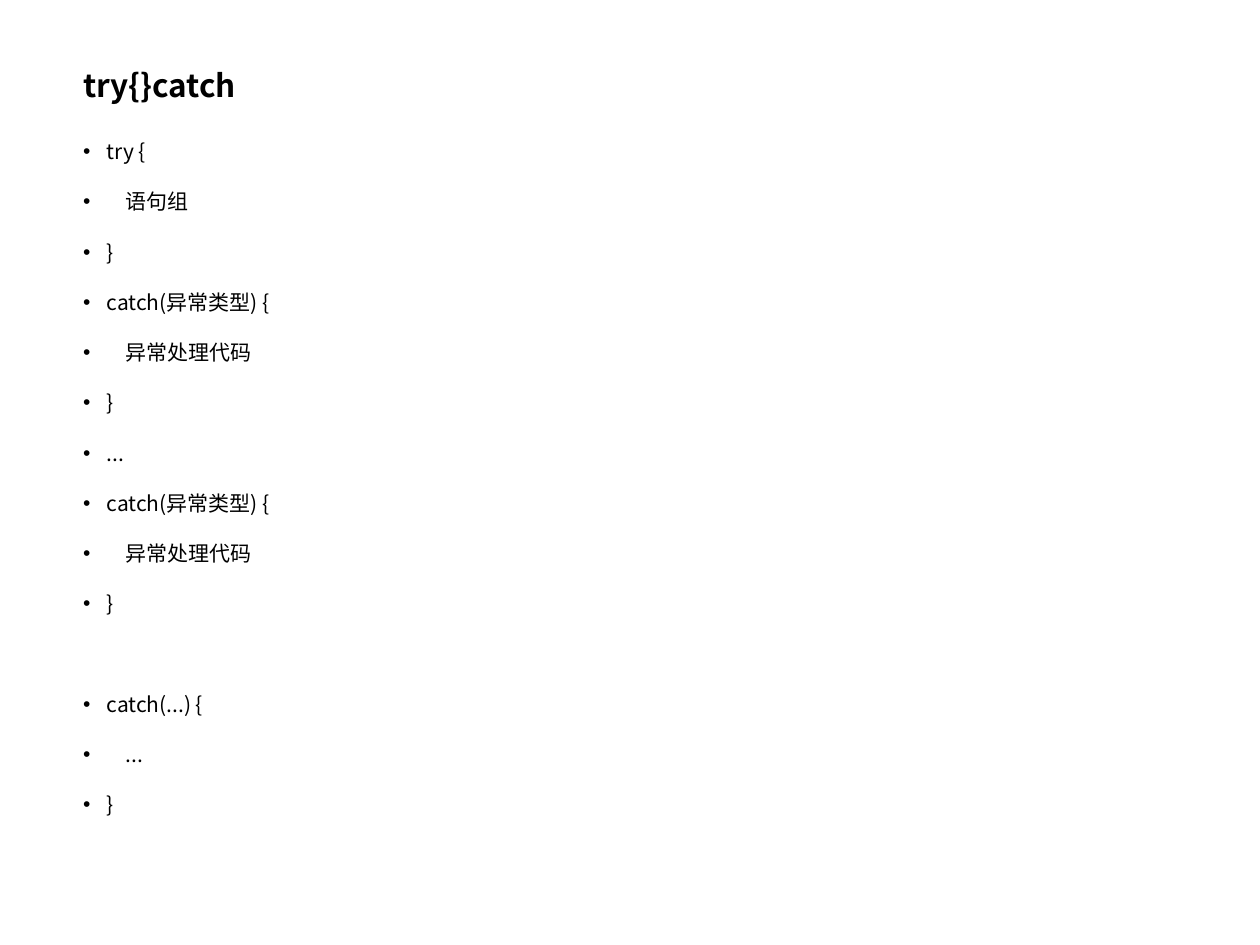
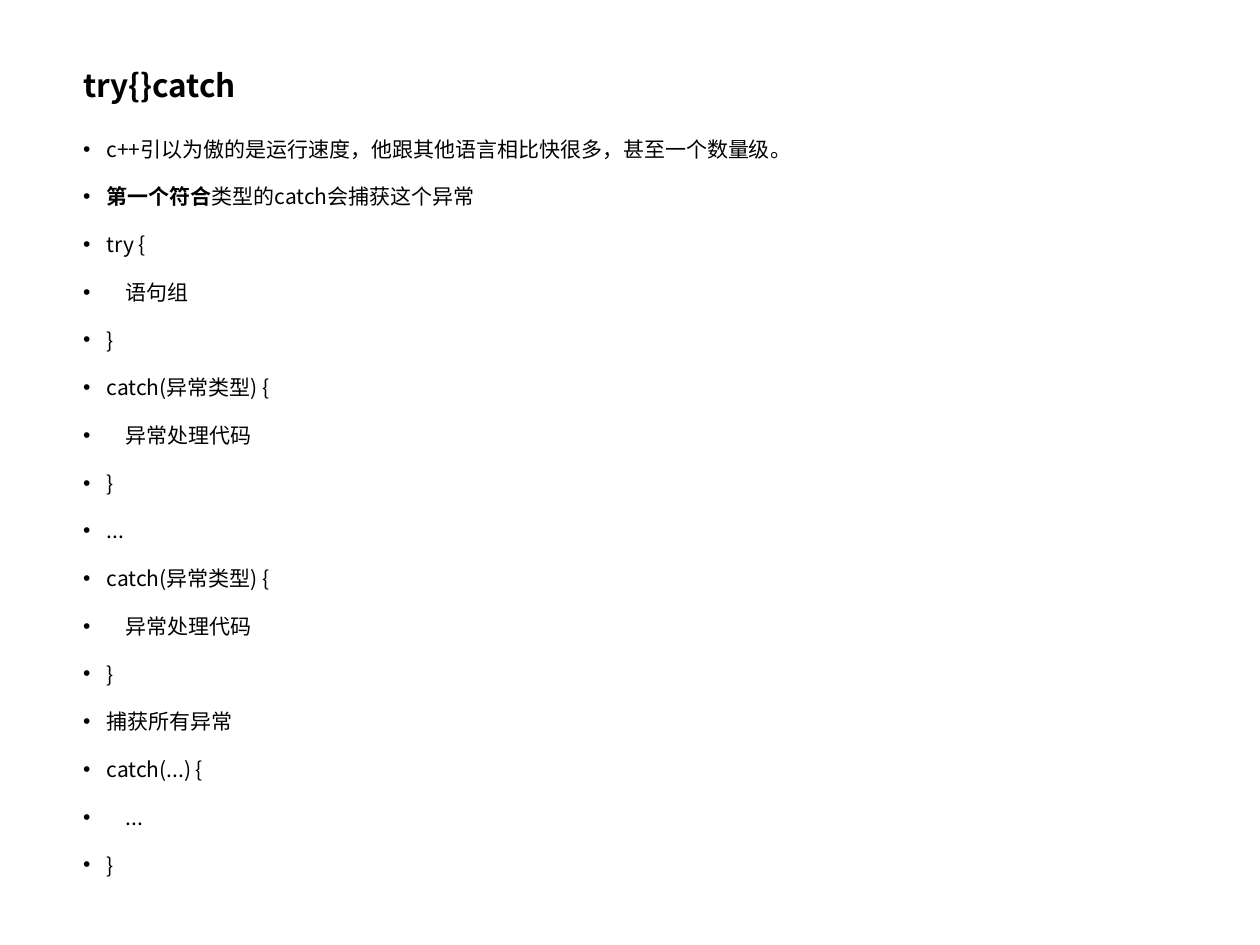
Before and after one commit to pointer1618/projects, a slide deck: slide 28 of lan7/c++11特性.ppt. Drawn at 1260x945 pixels with LibreOffice and Linux fonts; fonts in the diff are those of the drawing; background and template pictures are left out. Boxes give left, top, right and bottom in pixels: in the first picture for what was removed or moved away, otherwise in the second. Text is boxed around its words. In the diff, an @@ line names an element or a change of style, - is before the commit and + after.

```diff
--- a/lan7/c++11特性.ppt
+++ b/lan7/c++11特性.ppt
@@ text at (107, 139, 791, 206): paragraphs added @@
+• c++引以为傲的是运行速度，他跟其他语言相比快很多，甚至一个数量级。
+• 第一个符合类型的catch会捕获这个异常
@@ text at (107, 237, 258, 781): line spacing 1.3 to 1.2 @@
@@ text at (107, 711, 233, 731): paragraph added @@
+• 捕获所有异常
```
Also in this commit, not shown: 4 other slides changed, 1 slide added.
